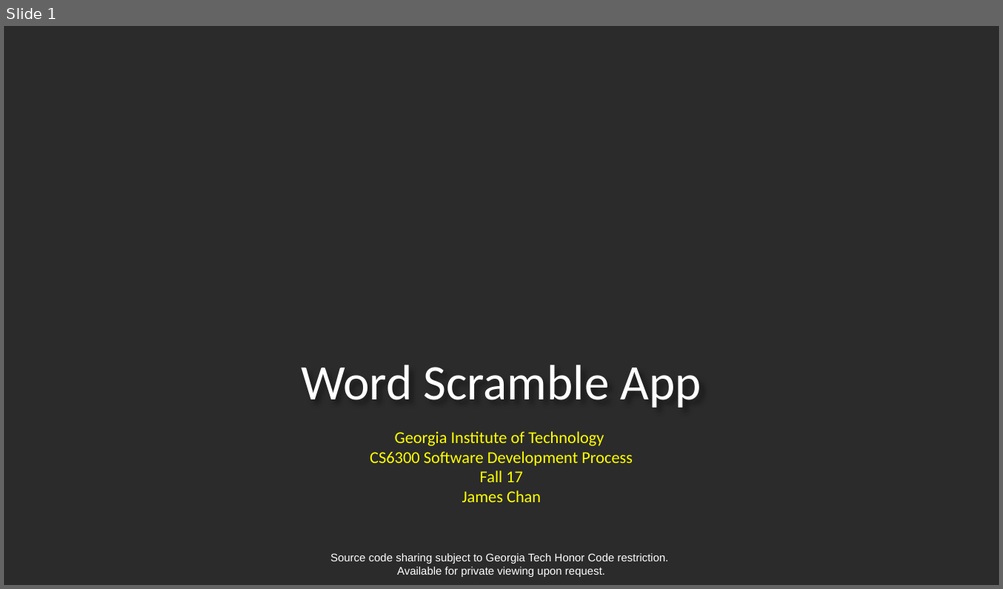
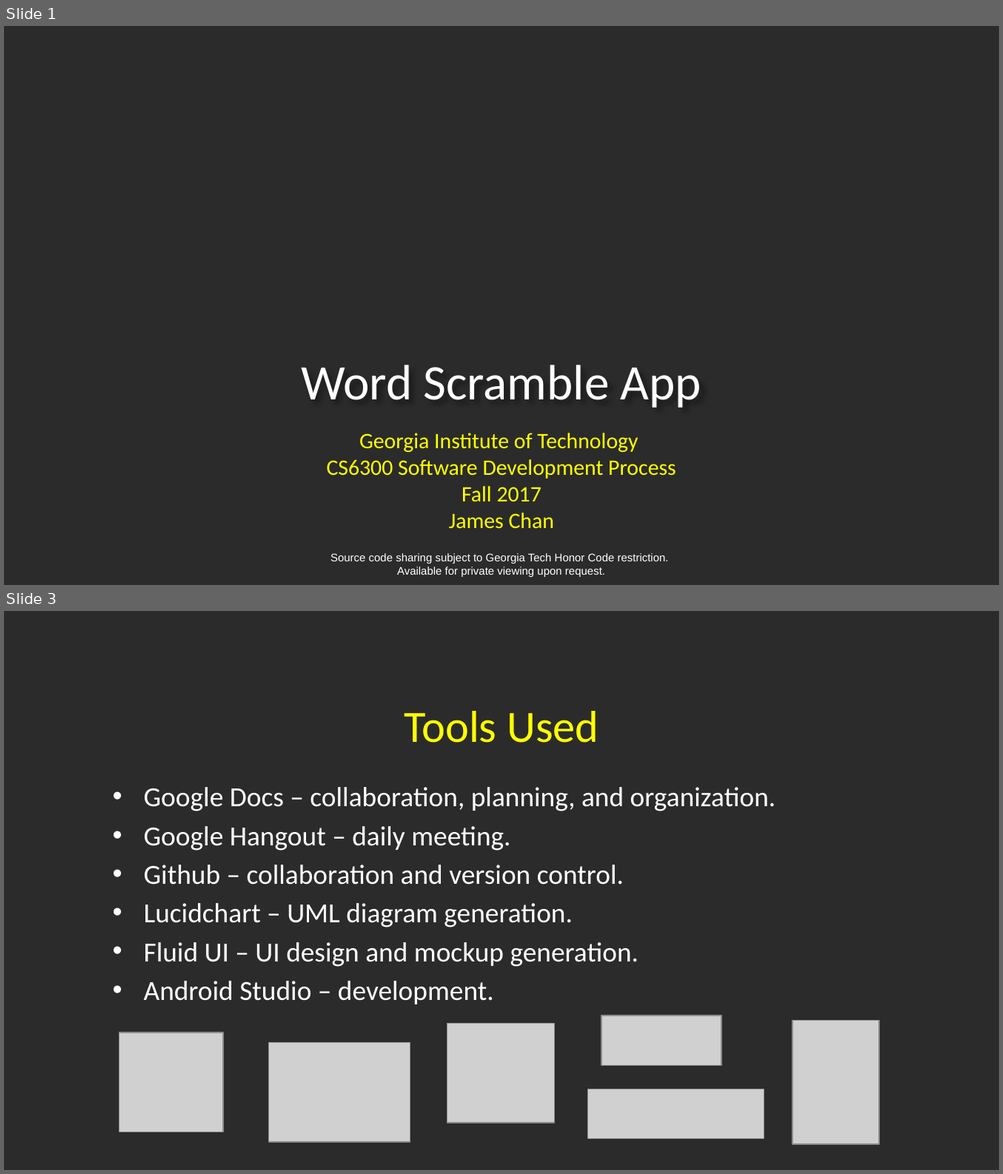
Before and after one commit to jameschanx/Georgia_Tech_School_Projects, a slide deck: Word Scramble App - CS6300 Software Development Process.pptx. Shown one above the other, each under a label of ours: slide 1 before the commit, slides 1 and 3 after it; the slides between them are not shown. The pictures are 1003x589 and 1003x1174 pixels, drawn with LibreOffice and Linux fonts; fonts in the diff are those of the drawing; grey boxes stand for pictures; background and template pictures are left out; a plain dark background stands for a picture behind light text. Boxes give left, top, right and bottom in pixels: in the first picture for what was removed or moved away, otherwise in the second. Text is boxed around its words. In the diff, an @@ line names an element or a change of style, - is before the commit and + after.

```diff
--- a/Word Scramble App - CS6300 Software Development Process.pptx
+++ b/Word Scramble App - CS6300 Software Development Process.pptx
@@ slide 3 added at box(4, 611, 999, 1170), background picture (left out) @@
@@ title added at box(404, 711, 598, 743), 32.4 pt, text #FFFF00 @@
+Tools Used
@@ text added at box(144, 787, 776, 1005), 20 pt, text #FFFFFF @@
+  • Google Docs – collaboration, planning, and organization.
+  • Google Hangout – daily meeting.
+  • Github – collaboration and version control.
+  • Lucidchart – UML diagram generation.
+  • Fluid UI – UI design and mockup generation.
+  • Android Studio – development.
@@ picture added at box(447, 1024, 554, 1123) @@
@@ picture added at box(600, 1016, 721, 1065) @@
@@ picture added at box(791, 1021, 878, 1145) @@
@@ picture added at box(119, 1033, 223, 1132) @@
@@ picture added at box(269, 1042, 410, 1142) @@
@@ picture added at box(588, 1089, 764, 1139) @@
@@ slide 1 changed as well @@
@@ subtitle at box(327, 433, 676, 529): text changed; size 12 to 16 pt @@
-Georgia Institute of Technology
-CS6300 Software Development Process
-Fall 17
-James Chan
+Georgia Institute of Technology
+CS6300 Software Development Process
+Fall 2017
+James Chan
```
Also in this commit, not shown: 4 other slides added, 4 slides removed, 1 other file.
